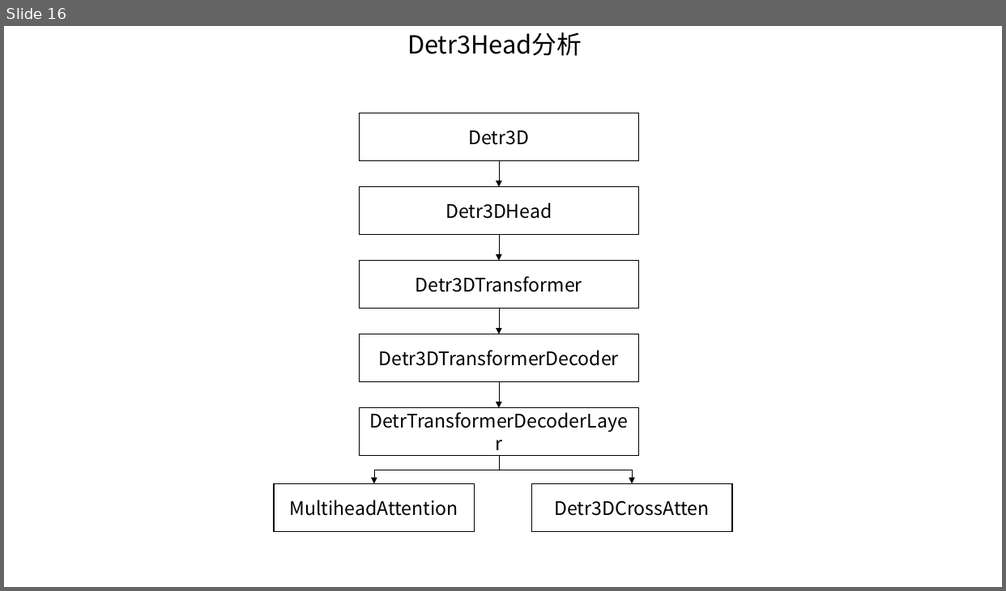
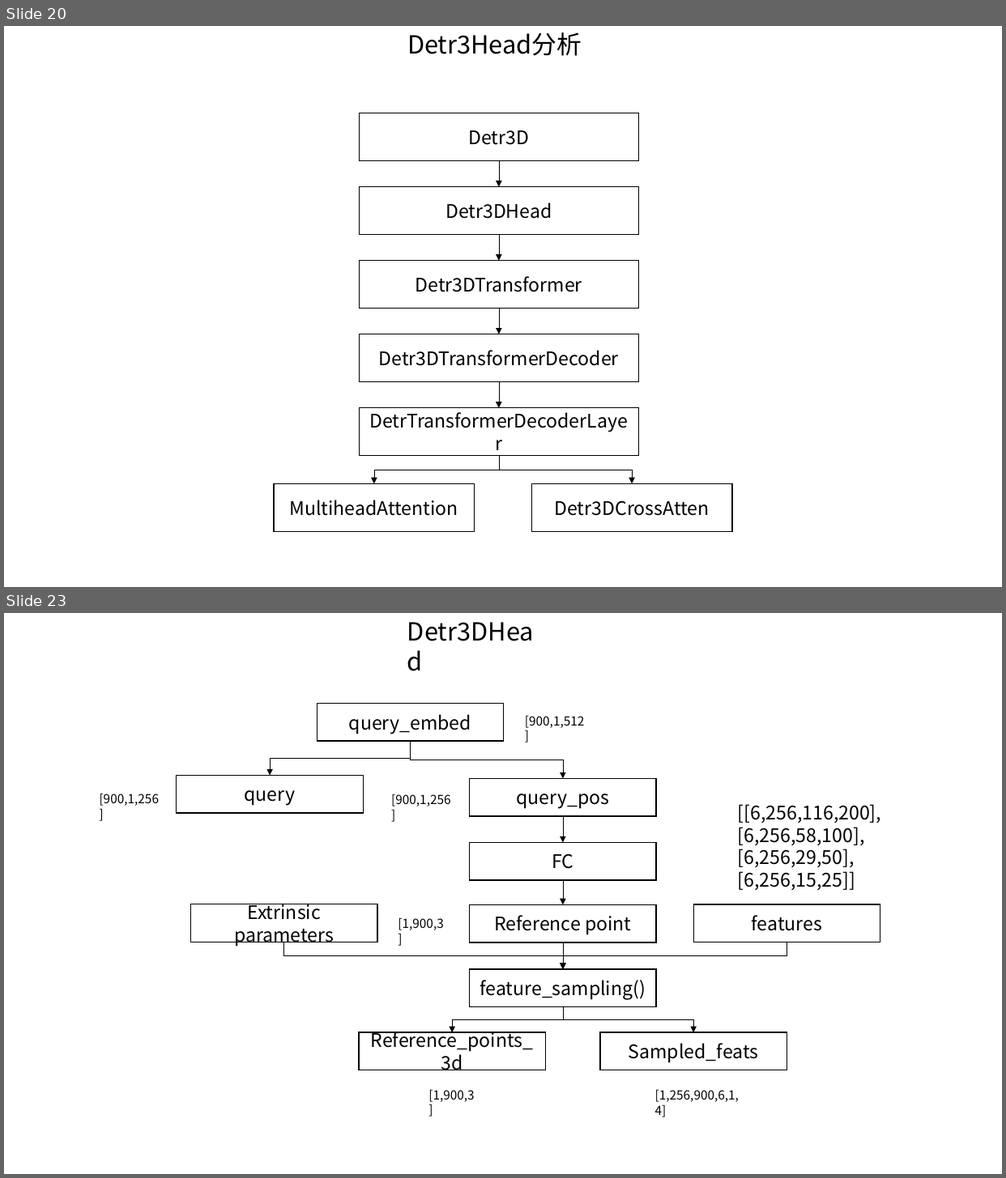
Before and after one commit to foxbao/mmlab_install, a slide deck: 数据集结构.pptx. Shown one above the other, each under a label of ours: slide 16 before the commit, slides 20 and 23 after it; the slides between them are not shown. The pictures are 1006x591 and 1006x1178 pixels, drawn with LibreOffice and Linux fonts; fonts in the diff are those of the drawing. Boxes give left, top, right and bottom in pixels: in the first picture for what was removed or moved away, otherwise in the second. Text is boxed around its words. In the diff, an @@ line names an element or a change of style, - is before the commit and + after.

Commit message:
added the contents for detr3d

```diff
--- a/数据集结构.pptx
+++ b/数据集结构.pptx
@@ slide 23 added at (4, 613, 1002, 1174), background #FFFFFF @@
@@ text added at (400, 613, 550, 649), 24 pt, text #000000 @@
+Detr3DHead
@@ rectangle added at (317, 704, 503, 741), outline #000000 1 pt, 18 pt, text #000000 @@
+query_embed
@@ text added at (525, 715, 585, 728), 12 pt, text #000000 @@
+[900,1,512]
@@ elbow arrow added from (411, 741) to (270, 776), #000000 0.5 pt @@
@@ elbow arrow added from (411, 741) to (563, 778), #000000 0.5 pt @@
@@ rectangle added at (177, 776, 363, 813), outline #000000 1 pt, 18 pt, text #000000 @@
+query
@@ rectangle added at (470, 778, 656, 815), outline #000000 1 pt, 18 pt, text #000000 @@
+query_pos
@@ text added at (100, 793, 160, 806), 12 pt, text #000000 @@
+[900,1,256]
@@ text added at (391, 794, 451, 807), 12 pt, text #000000 @@
+[900,1,256]
@@ text added at (738, 804, 881, 890), 18 pt, text #000000 @@
+[[6,256,116,200],
+[6,256,58,100],
+[6,256,29,50],
+[6,256,15,25]]
@@ arrow added from (563, 816) to (563, 843), #000000 0.5 pt @@
@@ rectangle added at (470, 843, 656, 880), outline #000000 1 pt, 18 pt, text #000000 @@
+FC
@@ arrow added from (563, 880) to (563, 905), #000000 0.5 pt @@
@@ rectangle added at (190, 905, 377, 942), outline #000000 1 pt, 18 pt, text #000000 @@
+Extrinsic parameters
@@ text added at (398, 918, 443, 931), 12 pt, text #000000 @@
+[1,900,3]
@@ rectangle added at (470, 905, 656, 943), outline #000000 1 pt, 18 pt, text #000000 @@
+Reference point
@@ rectangle added at (693, 905, 880, 943), outline #000000 1 pt, 18 pt, text #000000 @@
+features
@@ elbow arrow added from (284, 943) to (563, 969), #000000 0.5 pt @@
@@ arrow added from (563, 943) to (563, 969), #000000 0.5 pt @@
@@ elbow arrow added from (787, 943) to (563, 969), #000000 0.5 pt @@
@@ rectangle added at (470, 969, 656, 1007), outline #000000 1 pt, 18 pt, text #000000 @@
+feature_sampling()
@@ elbow arrow added from (563, 1007) to (453, 1033), #000000 0.5 pt @@
@@ elbow arrow added from (563, 1007) to (693, 1033), #000000 0.5 pt @@
@@ rectangle added at (359, 1033, 545, 1071), outline #000000 1 pt, 18 pt, text #000000 @@
+Reference_points_3d
@@ rectangle added at (601, 1033, 787, 1071), outline #000000 1 pt, 18 pt, text #000000 @@
+Sampled_feats
@@ text added at (428, 1089, 474, 1102), 12 pt, text #000000 @@
+[1,900,3]
@@ text added at (655, 1089, 739, 1118), 12 pt, text #000000 @@
+[1,256,900,6,1,4]
@@ what was slide 16 is now slide 20 @@
```
Also in this commit, not shown: 2 slides changed, 6 other slides added, 1 slide removed, 4 other files.
